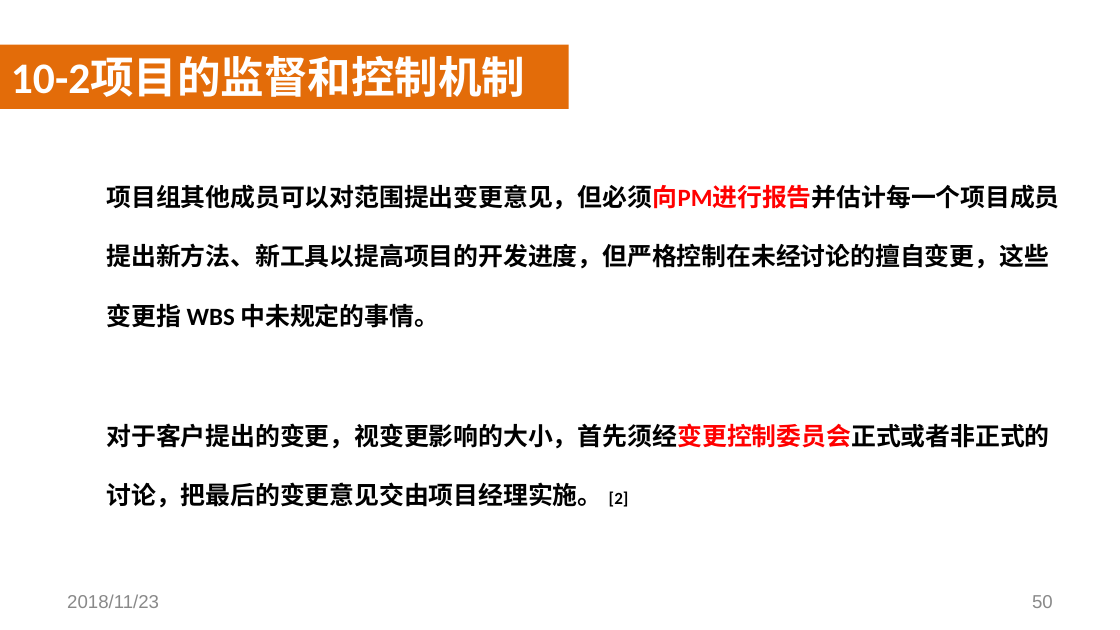
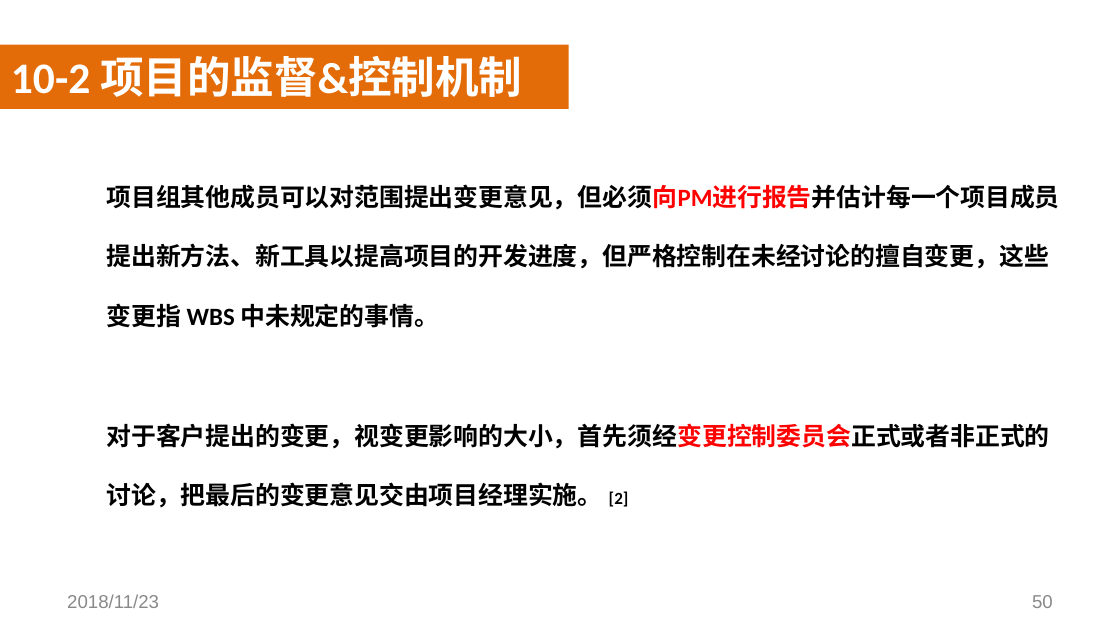
Before and after one commit to SoftwareRequirtmentsG02/Document, a slide deck: slide 50 of 案例教学系统/受控文档/分析设计/PPT/PRD2018-G02-需求工程PPT(III).pptx. Drawn at 1120x630 pixels with LibreOffice and Linux fonts; fonts in the diff are those of the drawing; background and template pictures are left out. Boxes give left, top, right and bottom in pixels: in the first picture for what was removed or moved away, otherwise in the second. Text is boxed around its words. In the diff, an @@ line names an element or a change of style, - is before the commit and + after.

```diff
--- a/案例教学系统/受控文档/分析设计/PPT/PRD2018-G02-需求工程PPT(III).pptx
+++ b/案例教学系统/受控文档/分析设计/PPT/PRD2018-G02-需求工程PPT(III).pptx
@@ text at [11, 56, 522, 97]: text changed @@
-10-2项目的监督和控制机制
+10-2 项目的监督&控制机制
```
Also in this commit, not shown: 9 other slides changed.
